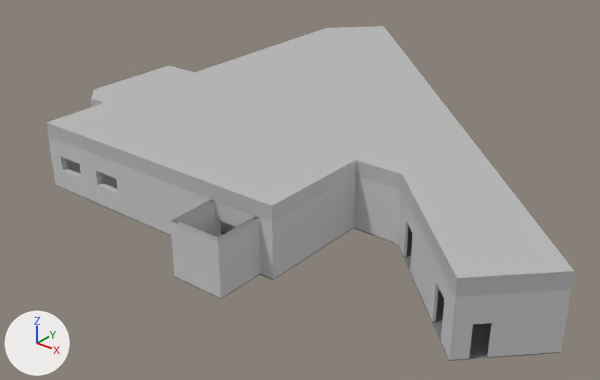
A saved change to the FBX model Assets/_Project/Models/FMRI_space.FBX.
The view is the same before and after, from a 50 mm lens placed at (37.7, -33.7, 24.4), pointed at (5.2, 6.9, -0.7). The axes (+X, +Y, +Z) are drawn at lower left. The lights are the same throughout. Where no turn or scale is listed for an object, it has been applied to the vertices.

Before the edit, the objects in view are built like this:
```python
me_mesh = bpy.data.meshes.new('Mesh')
me_mesh.from_pydata(...)  # 1194 vertices, 1047 faces; spans x -10.1..27.1, y -7.3..30.1, z 0.0..3.6
# faces by material slot: [876, 171]
me_mesh.materials.append(mat_wall)  # light grey #cacaca
me_mesh.materials.append(mat_floor)  # grey #7d7d7d
me_mesh_001 = bpy.data.meshes.new('Mesh.001')
me_mesh_001.from_pydata(...)  # 17 vertices, 15 faces; spans x -10.1..27.1, y -7.3..30.1, z 0.0
me_mesh_001.materials.append(mat_floor)  # grey #7d7d7d
me_mesh_002 = bpy.data.meshes.new('Mesh.002')
me_mesh_002.from_pydata(...)  # 26 vertices, 48 faces; spans x -10.1..27.1, y -4.4..30.1, z 3.6..4.6
me_mesh_002.materials.append(mat_lambert1)  # grey #bcbcbc
ob_floor = bpy.data.objects.new('Floor', me_mesh_001)
ob_floor.location = (0.0, 0.0, 0.0)
ob_roof = bpy.data.objects.new('Roof', me_mesh_002)
ob_roof.location = (0.0, 0.0, 0.0)
ob_walls = bpy.data.objects.new('Walls', me_mesh)
ob_walls.location = (0.0, 0.0, 0.0)
```
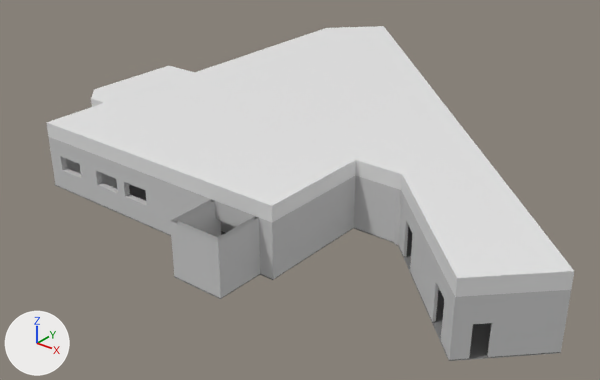
Where the newer file only moved an object's origin or applied its transform, the numbers keep the older frame.

Location of each change, (x1, y1, x2, y2) in pixels of the pictures (600 x 380 px):
```json
{"object": "Roof", "change": "recoloured", "before": [46, 26, 574, 297], "after": [46, 26, 574, 297], "on screen": "grey to white"}
{"part": 1, "of": "me_mesh", "change": "built on", "before": [115, 162, 220, 236], "after": [115, 162, 220, 236]}
```

Scene script edits in JSON lines:
```json
{"block": "me_mesh", "where": "# used by ob_walls; location = (0.0, 0.0, 0.0)"}
{"op": "remove", "block": "me_mesh", "code": "me_mesh.from_pydata(...)  # 1194 vertices, 1047 faces; spans x -10.1..27.1, y -7.3..30.1, z 0.0..3.6"}
{"op": "add", "block": "me_mesh", "code": "me_mesh.from_pydata(...)  # 1222 vertices, 1073 faces; spans x -10.1..27.1, y -7.3..30.1, z 0.0..3.6"}
{"block": "me_mesh", "change": "me_mesh part 1"}
{"block": "me_mesh", "change": "12 faces are deleted"}
{"block": "me_mesh", "change": "2 vertices are added at (2.1, -4.1, 2.0), (2.1, -3.8, 2.0)"}
{"block": "me_mesh", "change": "14 new vertices lie (0.7, 0.0, 0.0) away from vertices in x -0.6, y -4.1..-3.8, z 0.0..3.6"}
{"block": "me_mesh", "change": "12 new vertices lie (2.0, 0.0, 0.0) away from vertices in x 0.1, y -4.1..-3.8, z 0.0..3.6"}
{"block": "me_mesh", "change": "32 new faces join them, mat_wall (light grey #cacaca)"}
{"block": "me_mesh", "change": "6 new faces join them, mat_floor (grey #7d7d7d)"}
{"block": "me_mesh_002", "where": "me_mesh_002.from_pydata(...)  # 26 vertices, 48 faces; spans x -10.1..27.1, y -4.4..30.1, z 3.6..4.6"}
{"op": "remove", "block": "me_mesh_002", "code": "me_mesh_002.materials.append(mat_lambert1)  # grey #bcbcbc"}
```
